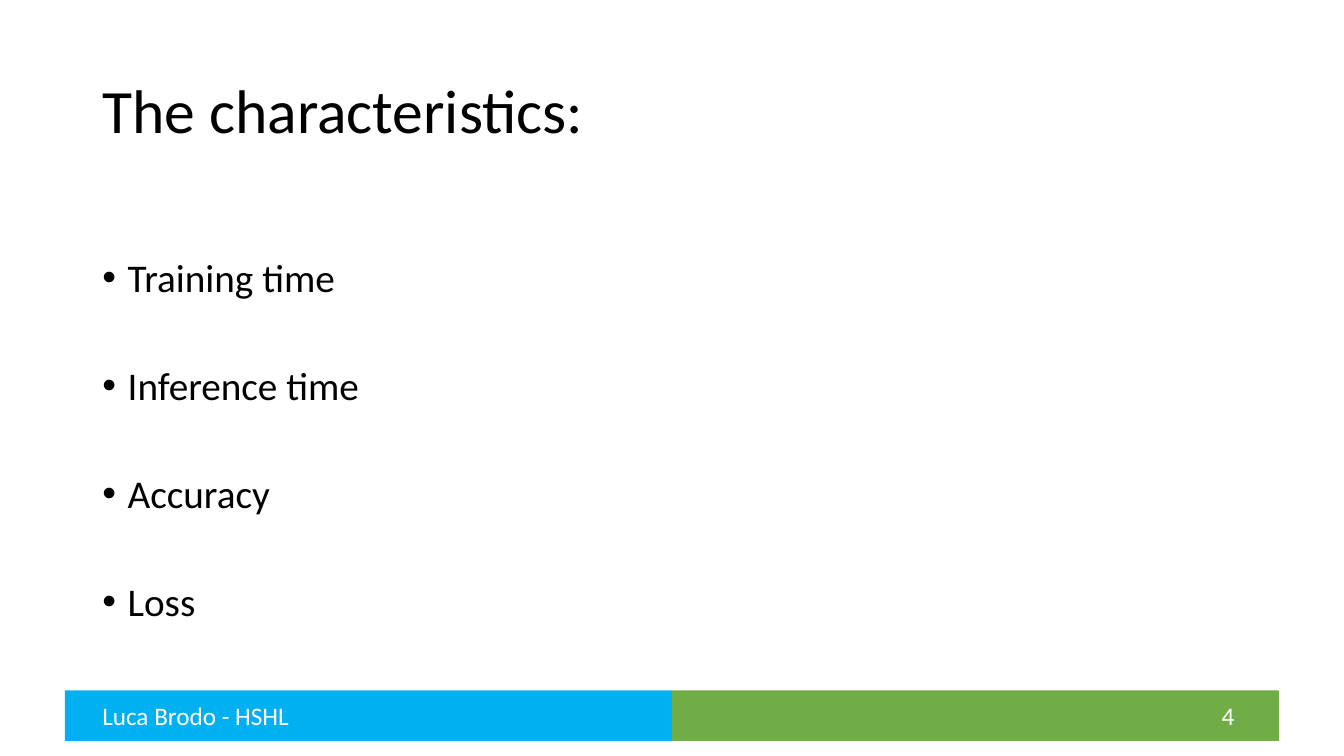
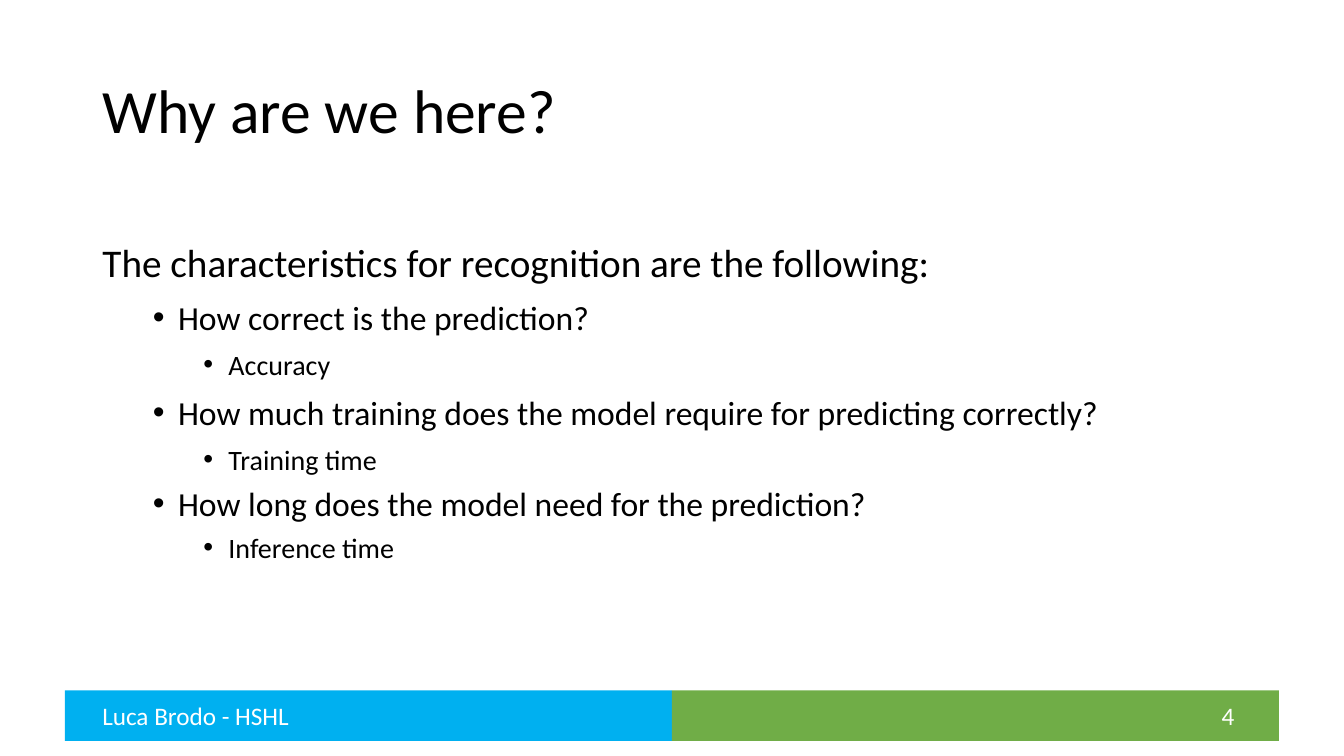
Before and after one commit to brodoluca/FinalThesisHSHL, a slide deck: slide 4 of Presentation/Final Presentation.pptx. Drawn at 1344x756 pixels with LibreOffice and Linux fonts; fonts in the diff are those of the drawing. Boxes give left, top, right and bottom in pixels: in the first picture for what was removed or moved away, otherwise in the second. Text is boxed around its words. In the diff, an @@ line names an element or a change of style, - is before the commit and + after.

```diff
--- a/Presentation/Final Presentation.pptx
+++ b/Presentation/Final Presentation.pptx
@@ title at (x1=102, y1=90, x2=556, y2=143): text changed @@
-The characteristics:
+Why are we here?
@@ text "The characteristics for recognition are ..." moved from (x1=128, y1=265, x2=359, y2=617) to (x1=102, y1=249, x2=1098, y2=559) @@
@@ text at (x1=102, y1=249, x2=1098, y2=431): paragraphs added @@
+The characteristics for recognition are the following:
+  • How correct is the prediction?
+    • Accuracy
+  • How much training does the model require for predicting correctly?
@@ text at (x1=228, y1=450, x2=394, y2=559): size 28 to 20 pt in "Training time", "Inference time"; list level 1 to 3 in "Training time"; line spacing 2 to 1.1; list level 1 to 3 in "Inference time"; line spacing 2 to 1 @@
@@ text at (x1=128, y1=483, x2=270, y2=617): paragraphs removed @@
-• Accuracy
-• Loss
@@ text at (x1=178, y1=492, x2=866, y2=522): paragraph added @@
+  • How long does the model need for the prediction?
```
Also in this commit, not shown: 8 other slides changed, 5 slides added, 3 slides removed, 14 other files.
